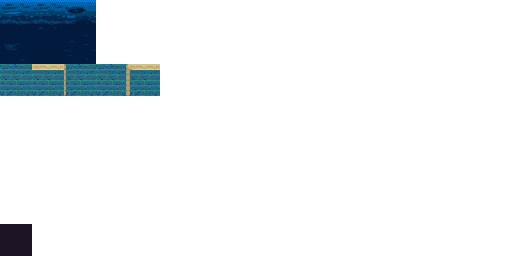
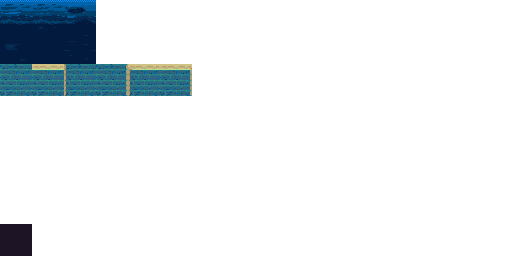
The second w=512, h=256 image is a revision of the first. Changes to its layers:
added layer "bw-rt" in group "Bricks" over (160, 64, 192, 96)
